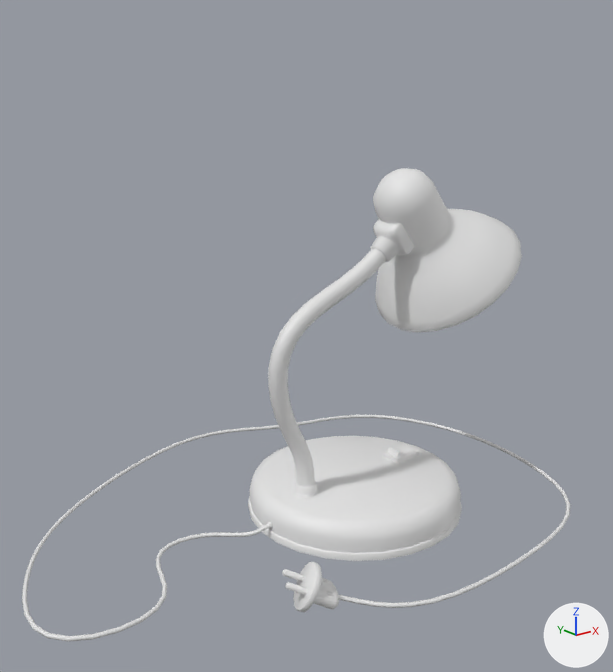
The FBX model Overview of things/Assets/Things/Lamp/Lamp.fbx, before and after one commit.
Both versions are drawn from a 50 mm camera at (-0.467, -0.517, 0.38) aimed at (-0.039, 0.018, 0.166). The axes (+X, +Y, +Z) are drawn at lower right. The lights are the same throughout.

Script lines for the objects in view, before the commit:
```python
me_nurbspath_004 = bpy.data.meshes.new('NurbsPath.004')
me_nurbspath_004.from_pydata(...)  # 2199 vertices, 1979 faces; spans x -0.09..0.439, y -0.166..0.229, z -0.014..0.303
# faces by material slot: [1978, 1]
me_nurbspath_004.materials.append(mat_lamp_002)  # its picture is missing
me_nurbspath_004.materials.append(mat_material__14_002)  # picture img_a_jpg
ob_wire_low = bpy.data.objects.new('wire_low', me_nurbspath_004)
ob_wire_low.location = (-0.212, 0.0, 0.014)
ob_wire_low.scale = (0.948, 0.948, 0.948)
```
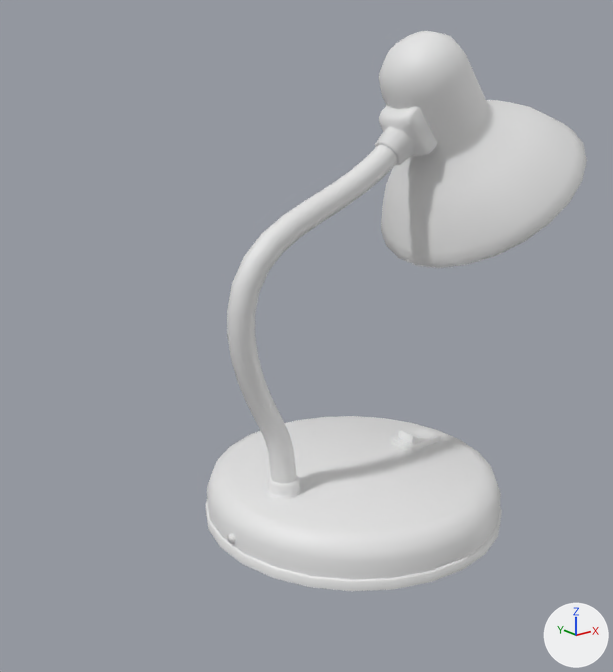
Patch to the scene script:
```diff
--- a/Overview of things/Assets/Things/Lamp/Lamp.fbx.py
+++ b/Overview of things/Assets/Things/Lamp/Lamp.fbx.py
@@ me_nurbspath_004 @@
 # used by ob_wire_low; location = (-0.212, 0.0, 0.014); scale = (0.948, 0.948, 0.948)
-me_nurbspath_004.from_pydata(...)  # 2199 vertices, 1979 faces; spans x -0.09..0.439, y -0.166..0.229, z -0.014..0.303
+me_nurbspath_004.from_pydata(...)  # 1327 vertices, 1174 faces; spans x -0.102..0.174, y -0.101..0.101, z -0.017..0.298
+# me_nurbspath_004 part 1: the loose piece of 104 vertices spanning x 0.127..0.327, y -0.1..0.1, z -0.006..0.019 is moved by (-0.227, 0.0, -0.004)
+# me_nurbspath_004 part 2: the loose piece of 78 vertices spanning x 0.125..0.328, y -0.101..0.101, z -0.012..-0.005 is moved by (-0.227, 0.0, -0.004)
+# me_nurbspath_004 part 3: the loose piece of 552 vertices spanning x 0.253..0.4, y -0.076..0.076, z 0.152..0.303 is moved by (-0.227, 0.0, -0.004)
+# me_nurbspath_004 part 4: the loose piece of 86 vertices spanning x 0.245..0.282, y -0.015..0.015, z 0.22..0.258 is moved by (-0.227, 0.0, -0.004)
+# me_nurbspath_004 part 5: the loose piece of 168 vertices spanning x 0.129..0.262, y -0.011..0.013, z 0.015..0.239 is moved by (-0.227, 0.0, -0.004)
+# me_nurbspath_004 part 6: the loose piece of 80 vertices spanning x 0.156..0.178, y -0.011..0.011, z 0.019..0.029 is moved by (-0.227, 0.0, -0.004)
+# me_nurbspath_004 part 7: the loose piece of 8 vertices spanning x 0.273..0.303, y -0.01..0.01, z 0.019..0.023 is moved by (-0.227, 0.0, -0.004)
+# me_nurbspath_004 part 8: the loose piece of 30 vertices spanning x 0.277..0.301, y -0.007..0.007, z 0.018..0.029 is moved by (-0.227, 0.0, -0.004)
+# me_nurbspath_004 part 9: the loose piece of 36 vertices spanning x 0.124..0.127, y -0.003..0.003, z -0.003..0.003 is moved by (-0.227, 0.0, -0.004)
+# me_nurbspath_004 part 10: 8 loose pieces with 872 vertices, spanning x -0.09..0.439, y -0.166..0.229, z -0.014..0.023, are deleted
 me_nurbspath_004.materials.append(mat_lamp_002)
-me_nurbspath_004.materials.append(mat_material__14_002)  # picture img_a_jpg
@@ ob_wire_low @@
 ob_wire_low = bpy.data.objects.new('wire_low', me_nurbspath_004)
-ob_wire_low.location = (-0.212, 0.0, 0.014)
-ob_wire_low.scale = (0.948, 0.948, 0.948)
+ob_wire_low.location = (0.0, 0.0, 0.021)
+ob_wire_low.scale = (1.31, 1.31, 1.31)
```

Where the change shows, as pixel boxes [x1, y1, x2, y2] in the pictures (613 x 672 px; the box of a moved part takes in the faces that stretch with it):
'wire_low', reshaped, moved, rescaled (30% narrower, 18% taller)
    before: [22, 168, 570, 642]
    after: [205, 31, 587, 591]
part 1 of me_nurbspath_004, moved or reshaped
    before: [249, 436, 461, 553]
    after: [207, 416, 501, 580]
part 2 of me_nurbspath_004, moved or reshaped
    before: [248, 496, 462, 561]
    after: [205, 501, 502, 591]
part 3 of me_nurbspath_004, moved or reshaped
    before: [373, 168, 522, 332]
    after: [379, 31, 587, 268]
part 4 of me_nurbspath_004, moved or reshaped
    before: [371, 219, 415, 262]
    after: [375, 105, 438, 166]
part 5 of me_nurbspath_004, moved or reshaped
    before: [268, 249, 386, 487]
    after: [227, 145, 397, 484]
part 6 of me_nurbspath_004, moved or reshaped
    before: [294, 481, 318, 498]
    after: [267, 475, 301, 499]
part 7 of me_nurbspath_004, moved or reshaped
    before: [383, 445, 419, 463]
    after: [392, 428, 441, 452]
part 8 of me_nurbspath_004, moved or reshaped
    before: [388, 446, 415, 458]
    after: [398, 429, 435, 445]
part 9 of me_nurbspath_004, moved or reshaped
    before: [267, 522, 272, 529]
    after: [227, 533, 235, 543]
part 10 of me_nurbspath_004, deleted
    before: [22, 415, 570, 642]
